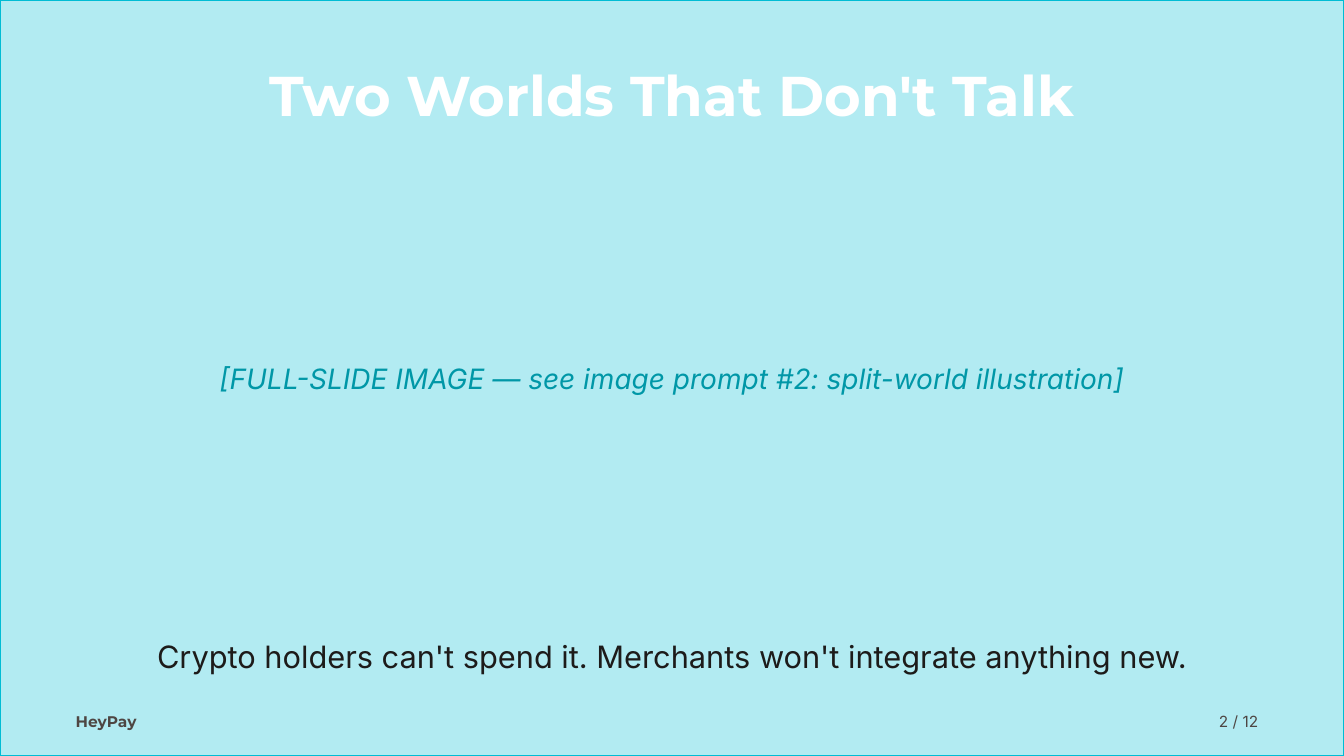
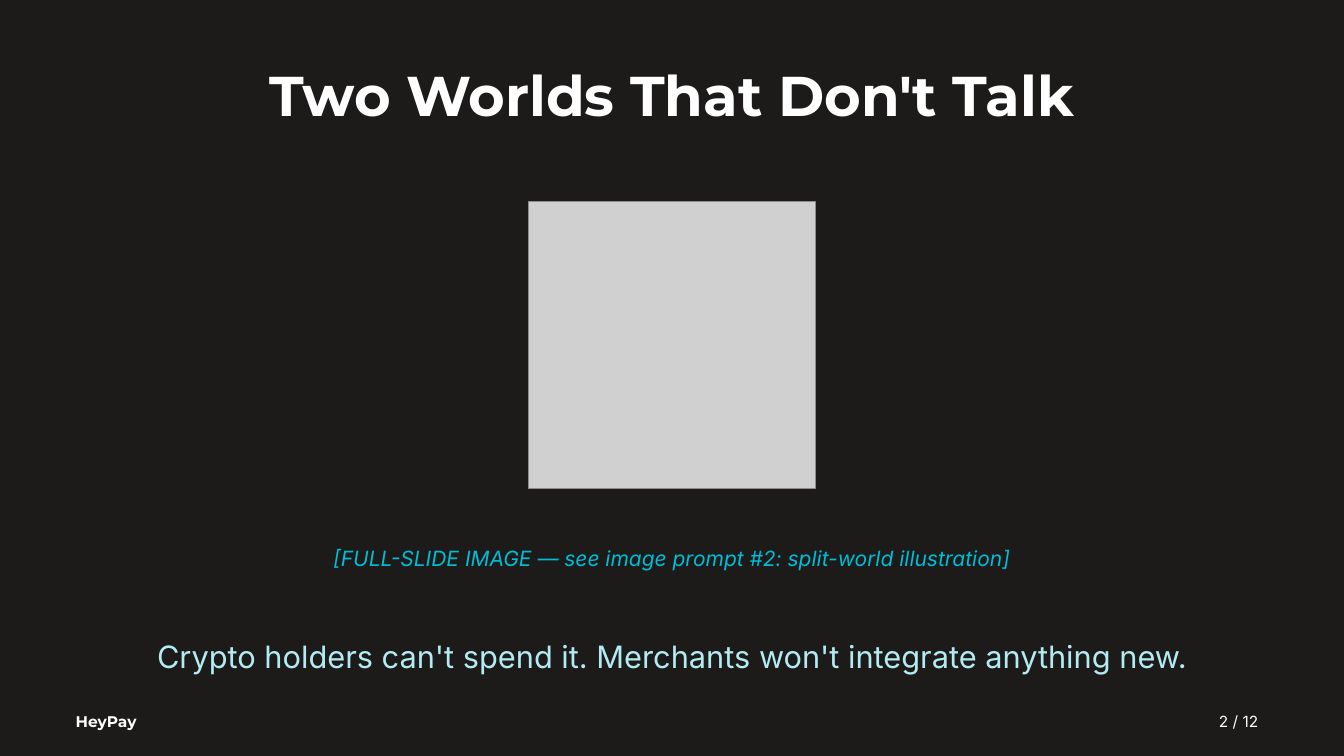
Before and after one commit to artisam-heypay/heypay, a slide deck: slide 2 of docs/pitch-deck-v3.pptx. Drawn at 1344x756 pixels with LibreOffice and Linux fonts; fonts in the diff are those of the drawing; grey boxes stand for pictures. Boxes give left, top, right and bottom in pixels: in the first picture for what was removed or moved away, otherwise in the second. Text is boxed around its words. In the diff, an @@ line names an element or a change of style, - is before the commit and + after.

```diff
--- a/docs/pitch-deck-v3.pptx
+++ b/docs/pitch-deck-v3.pptx
@@ rectangle added at [0,0,1344,756], fill #1D1B1A @@
@@ picture added at [528,202,815,488] @@
@@ text "[FULL-SLIDE IMAGE — see image ...": place and size @@
-text "[FULL-SLIDE IMAGE — see image ..." at [0,0,1344,756]
+text "[FULL-SLIDE IMAGE — see image ..." at [333,549,1010,571]
@@ text "[FULL-SLIDE IMAGE — see image ..." at [333,549,1010,571]: size 20 to 15 pt, text colour #0097A7 to #00BCD4; vertical alignment middle to top; fill #B2EBF2 to none; outline #00BCD4 1 pt to none @@
@@ text "Crypto holders can't spend it. ..." at [157,645,1186,674]: text colour #1D1B1A to #B2EBF2 @@
@@ text "HeyPay" at [76,716,137,730]: text colour #4E4643 to #FFFFFF @@
@@ text "2 / 12" at [1219,715,1259,727]: text colour #4E4643 to #FFFFFF @@
```
Also in this commit, not shown: 11 other slides changed.
